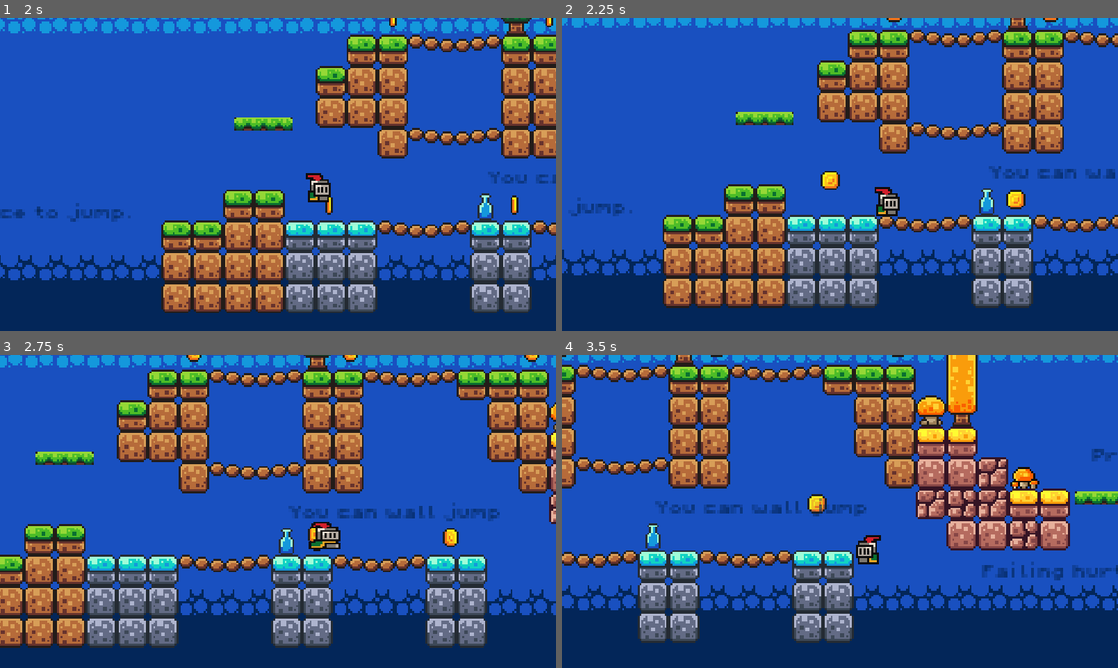
Above: before the commit, frames 1-4 (two rows, left to right).
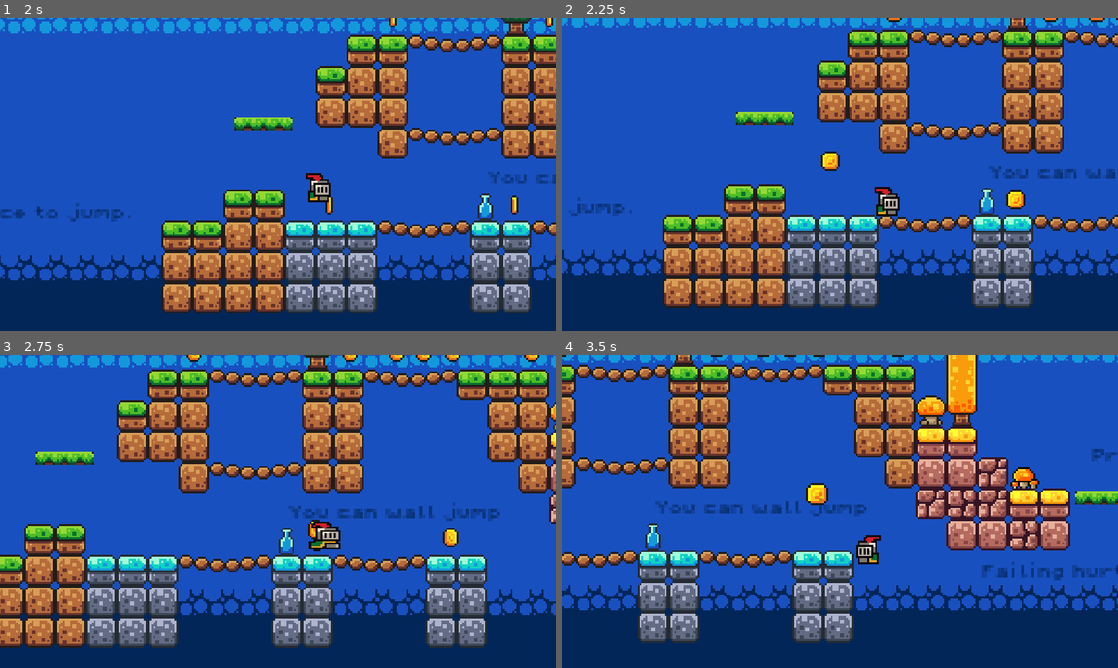
Above: after the commit, the same moments.

Repository: WaddleVenture/myPlatformer
Game: Godot game, scene res://scenes/game.tscn
Two runs of this game, one before a commit and one after it. Both use one fixed random seed, a clock stepped at 60 frames per second and the inputs below.
Inputs:
- Up to frame 1 (2 s): click "Start" at 0.5 s; tap J (roll) at 1.25, 1.35 s; hold Right (move_right) from 1.28 s (still down); tap Space (jump) at 1.52 s
- Up to frame 2 (2.25 s): keep holding Right (move_right); tap J (roll) at 2, 2.1 s
- Up to frame 3 (2.75 s): keep holding Right (move_right); tap Space (jump) at 2.27 s
- Up to frame 4 (3.5 s): tap J (roll) at 2.75, 2.85 s; release Right (move_right) at 2.78 s; hold Left (move_left) from 2.78 s (still down)

Frame 1 is identical in both runs. In frame 2, 0.4% of the frame differs, in the area x 46-100%, y 0-55%; in frame 3, 0.2%; in frame 4, 0.4%.

Commit message:
added scaling for coin animation

Diff:
--- a/levels/level_0.tscn
+++ b/levels/level_0.tscn
@@ -298,6 +298,15 @@
 [node name="Coin11" parent="Coins" instance=ExtResource("4_su85y")]
 position = Vector2(567, -104)
 
+[node name="Coin12" parent="Coins" instance=ExtResource("4_su85y")]
+position = Vector2(257, -41)
+
+[node name="Coin13" parent="Coins" instance=ExtResource("4_su85y")]
+position = Vector2(271, -41)
+
+[node name="Coin14" parent="Coins" instance=ExtResource("4_su85y")]
+position = Vector2(286, -41)
+
 [node name="Platforms" type="Node" parent="."]
 
 [node name="Platform" parent="Platforms" instance=ExtResource("5_qxsja")]
--- a/scripts/coin.gd
+++ b/scripts/coin.gd
@@ -5,8 +5,9 @@
 
 func elevated_coin():
 	var tween = create_tween()
-	tween.tween_property(self, "position", position + Vector2(0, -15), 0.3)
-	tween.tween_property(self, "modulate:a", 0, 0.3)
+	tween.tween_property(self, "position", position + Vector2(0, -20), 0.2)
+	tween.tween_property(self, "scale", Vector2(1.2, 1.2), 0.15)
+	tween.tween_property(self, "modulate:a", 0, 0.25)
 	tween.tween_callback(self.queue_free)
 
 
